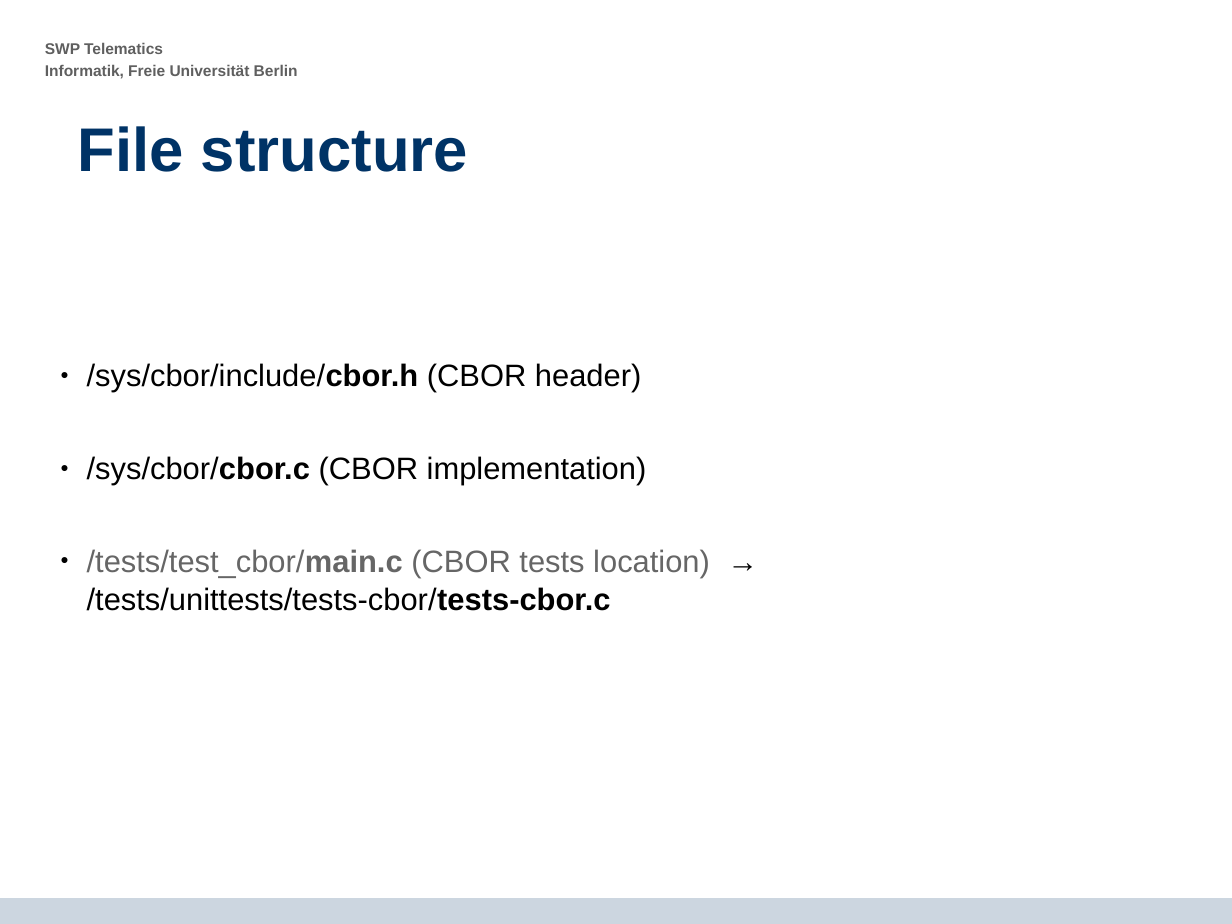
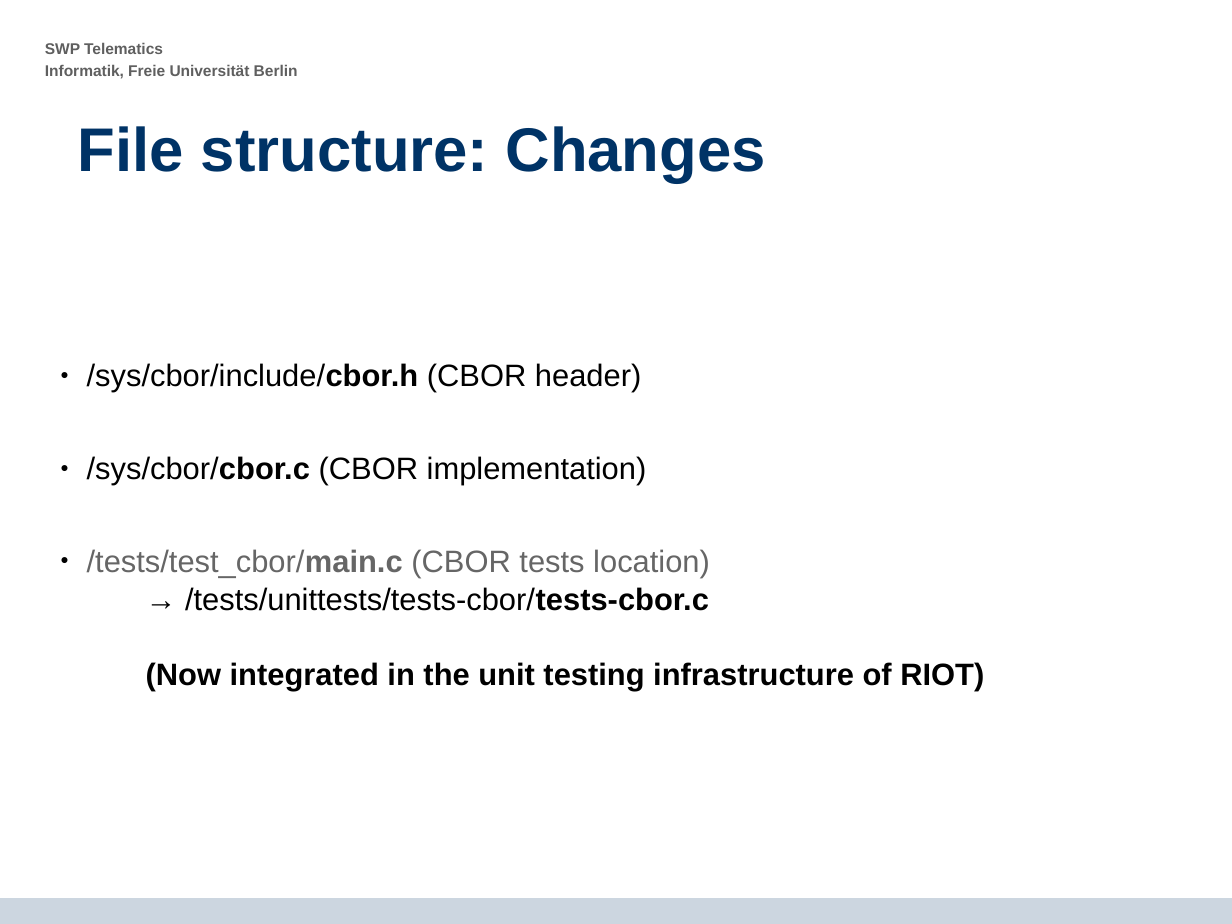
Before and after one commit to krf/cbor-for-riot, a slide deck: slide 5 of CBOR-Presentation_2014-06-17.odp (slide 4 before the commit). Drawn at 1232x924 pixels with LibreOffice and Linux fonts; fonts in the diff are those of the drawing; background and template pictures are left out. Boxes give left, top, right and bottom in pixels: in the first picture for what was removed or moved away, otherwise in the second. Text is boxed around its words. In the diff, an @@ line names an element or a change of style, - is before the commit and + after.

```diff
--- a/CBOR-Presentation_2014-06-17.odp
+++ b/CBOR-Presentation_2014-06-17.odp
@@ title at bbox=[78, 126, 766, 183]: text changed @@
-File structure
+File structure: Changes
@@ text at bbox=[87, 549, 984, 691]: text changed; text colour #666666 to #000000; bold on @@
-  ● /tests/test_cbor/main.c (CBOR tests location) → /tests/unittests/tests-cbor/tests-cbor.c
+  ● /tests/test_cbor/main.c (CBOR tests location)
+    → /tests/unittests/tests-cbor/tests-cbor.c
+    (Now integrated in the unit testing infrastructure of RIOT)
```
Also in this commit, not shown: 4 other slides changed, 4 slides added, 1 slide removed.
